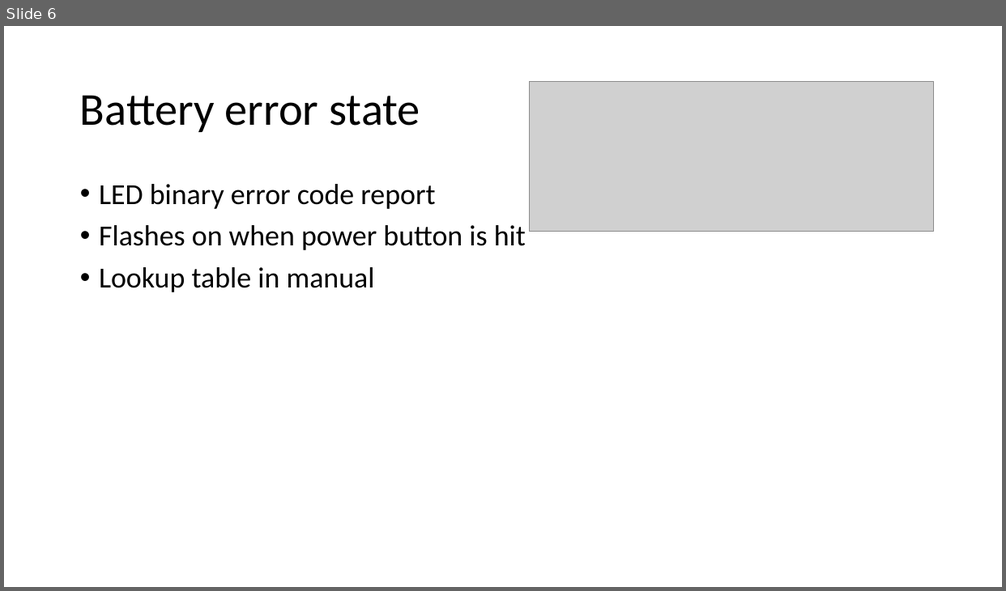
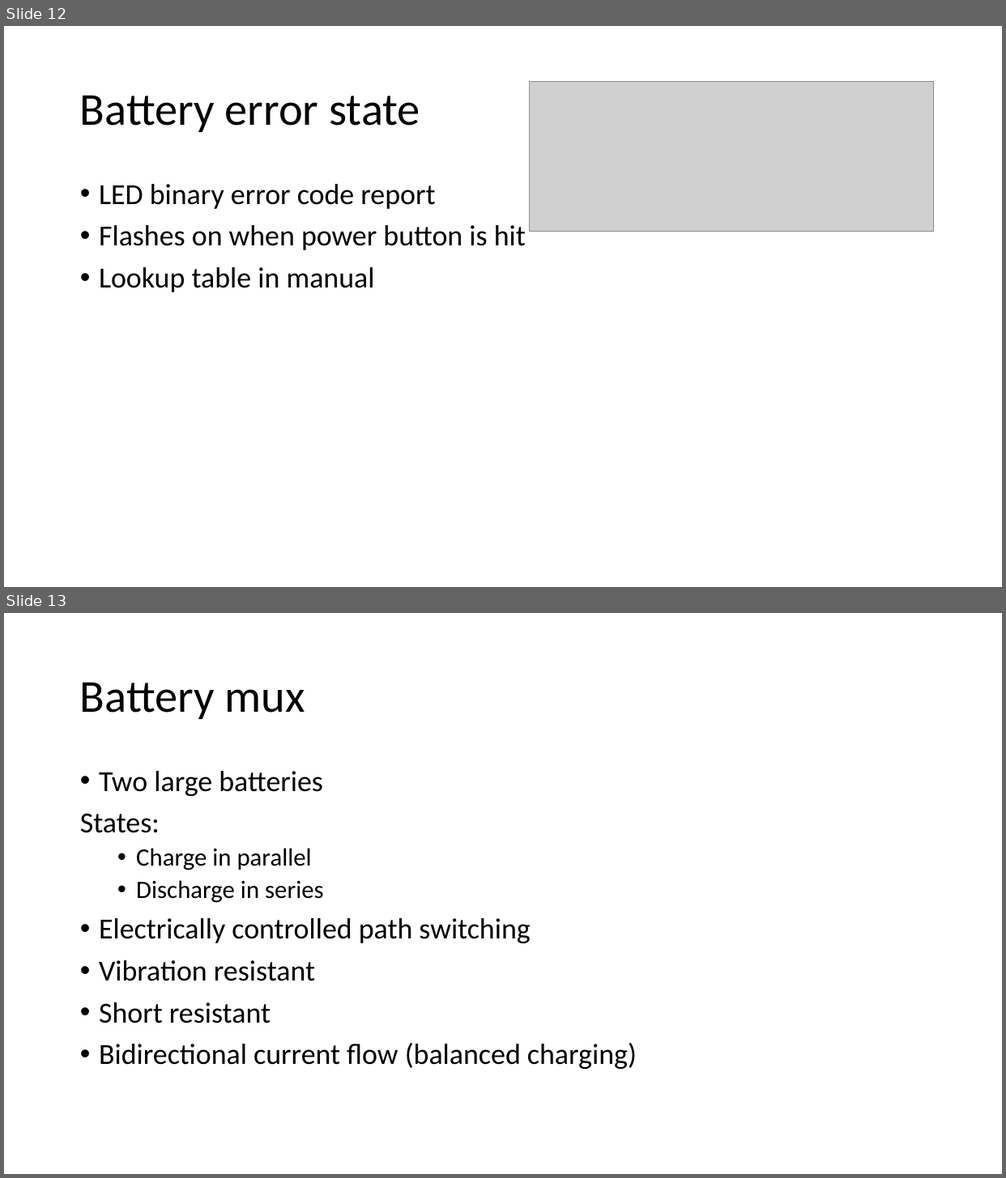
Before and after one commit to Ionsto/L2-DESIGN, a slide deck: PRESENTATION/Battery.pptx. Shown one above the other, each under a label of ours: slide 6 before the commit, slides 12 and 13 after it. The pictures are 1006x591 and 1006x1178 pixels, drawn with LibreOffice and Linux fonts; fonts in the diff are those of the drawing; grey boxes stand for pictures. Boxes give left, top, right and bottom in pixels: in the first picture for what was removed or moved away, otherwise in the second. Text is boxed around its words. In the diff, an @@ line names an element or a change of style, - is before the commit and + after.

Commit message:
Added battery overview and schamtics

```diff
--- a/PRESENTATION/Battery.pptx
+++ b/PRESENTATION/Battery.pptx
@@ slide 13 added at box(4, 613, 1002, 1174), background #FFFFFF @@
@@ title added at box(80, 682, 305, 719), 44 pt, text #000000 @@
+Battery mux
@@ text added at box(80, 771, 637, 1069), 28 pt, text #000000 @@
+• Two large batteries
+States:
+  • Charge in parallel
+  • Discharge in series
+• Electrically controlled path switching
+• Vibration resistant
+• Short resistant
+• Bidirectional current flow (balanced charging)
@@ what was slide 6 is now slide 12 @@
```
Also in this commit, not shown: 1 slide changed, 7 other slides added, 1 slide removed, 2 other files.
